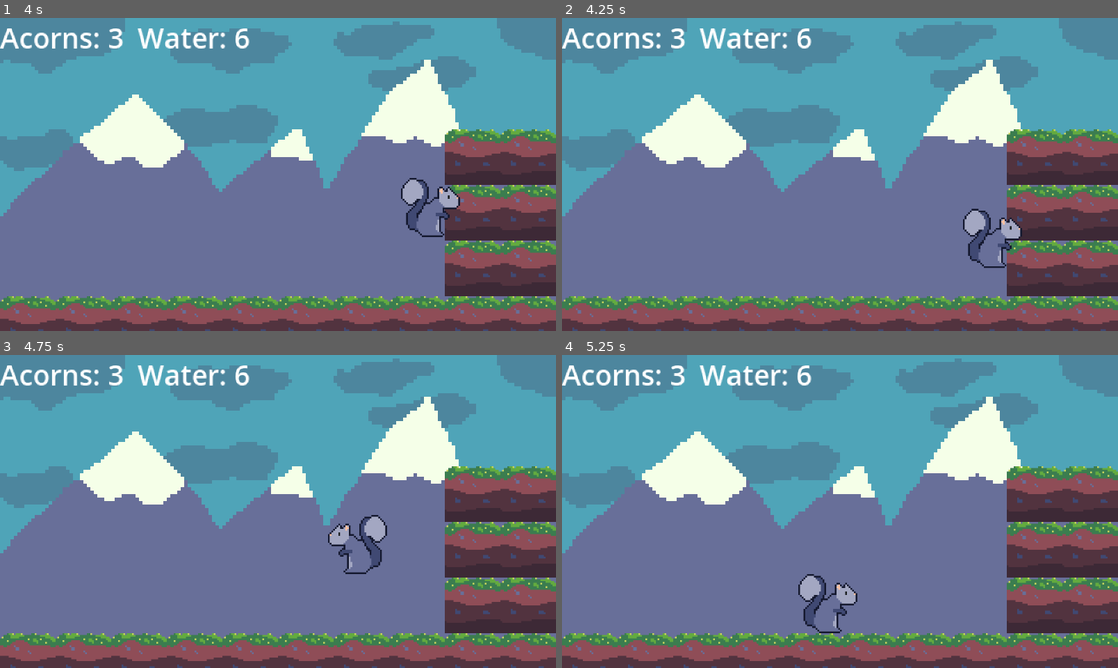
Above: before the commit, frames 1-4 (two rows, left to right).
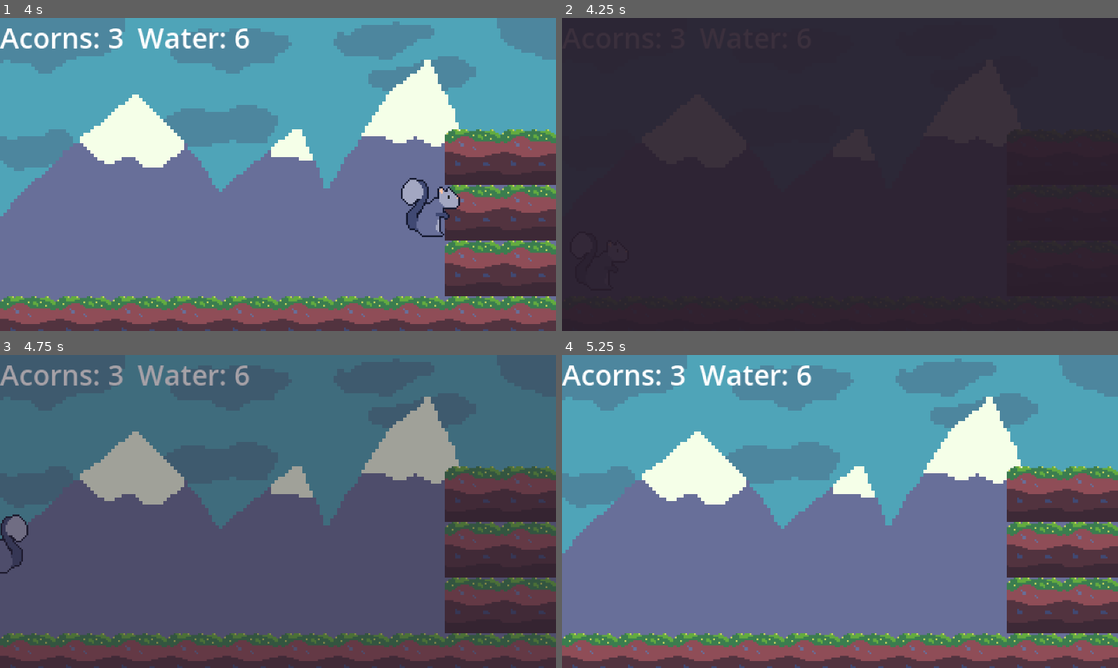
Above: after the commit, the same moments.

Repository: pjz987/growing
Game: Godot game, scene res://level.tscn
Same seed, same stepped clock (60 frames per second), same inputs: the game is played once before the commit and once after it.
Inputs (mouse positions are in pixels of both pictures, inside the frame that each line leads up to):
- Up to frame 1 (4 s): move the mouse to (400, 158) at 0.52 s; hold D (move_right) 0.53-2.03 s; click (400, 158) at 0.67 s; tap Space (jump) at 0.77, 1.52, 3.02, 3.77 s; move the mouse to (166, 190) at 1.27 s; move the mouse to (333, 105) at 2.02 s; hold A (move_left) 2.03-2.78 s; move the mouse to (250, 237) at 2.77 s; hold D (move_right) from 2.78 s (still down); click (250, 237) at 2.92 s; move the mouse to (444, 221) at 3.52 s
- Up to frame 2 (4.25 s): keep holding D (move_right); tap R (reset, bound only after the commit) at 4.15 s
- Up to frame 3 (4.75 s): move the mouse to (111, 464) at 4.27 s; release D (move_right) at 4.28 s; hold A (move_left) from 4.28 s (still down); tap Space (jump) at 4.52 s
- Up to frame 4 (5.25 s): move the mouse to (867, 511) at 5.02 s; release A (move_left) at 5.03 s; hold D (move_right) from 5.03 s (still down); click (867, 511) at 5.17 s

Frame 1 is identical in both runs. In frame 2, 98% of the frame differs, in the area x 0-100%, y 0-100%; in frame 3, 91%; in frame 4, 0.9%.

Commit message:
reload scene

Diff:
--- a/level.gd
+++ b/level.gd
@@ -22,6 +22,10 @@
 	await get_tree().create_tween().tween_property(blackout_layer, "color:a", 0.0, fade_in_out_time).finished
 	blackout_layer.visible = false
 
+func _process(delta: float) -> void:
+	if Input.is_action_just_pressed("reset"):
+		get_tree().reload_current_scene()
+
 func _input(event: InputEvent) -> void:
 	if (event is InputEventMouseButton and event.button_index == MOUSE_BUTTON_RIGHT
 		and event.pressed == true and Globals.acorns > 0):
--- a/project.godot
+++ b/project.godot
@@ -49,6 +49,11 @@
 , Object(InputEventKey,"resource_local_to_scene":false,"resource_name":"","device":-1,"window_id":0,"alt_pressed":false …(186 unchanged characters)…
 ]
 }
+reset={
+"deadzone": 0.2,
+"events": [Object(InputEventKey,"resource_local_to_scene":false,"resource_name":"","device":-1,"window_id":0,"alt_pressed":false,"shift_pressed":false,"ctrl_pressed":false,"meta_pressed":false,"pressed":false,"keycode":0,"physical_keycode":82,"key_label":0,"unicode":114,"location":0,"echo":false,"script":null)
+]
+}
 
 [layer_names]
 
